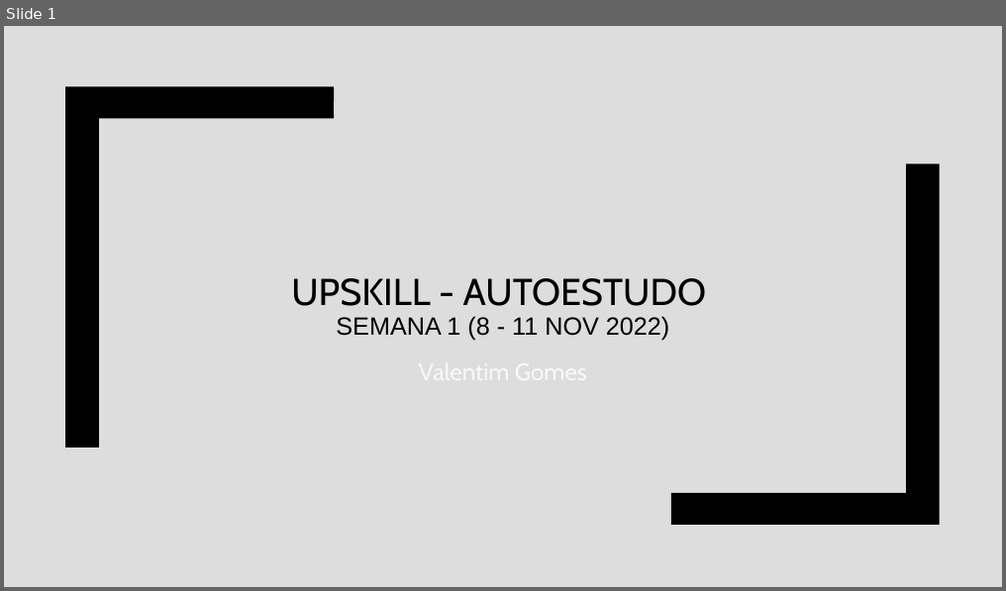
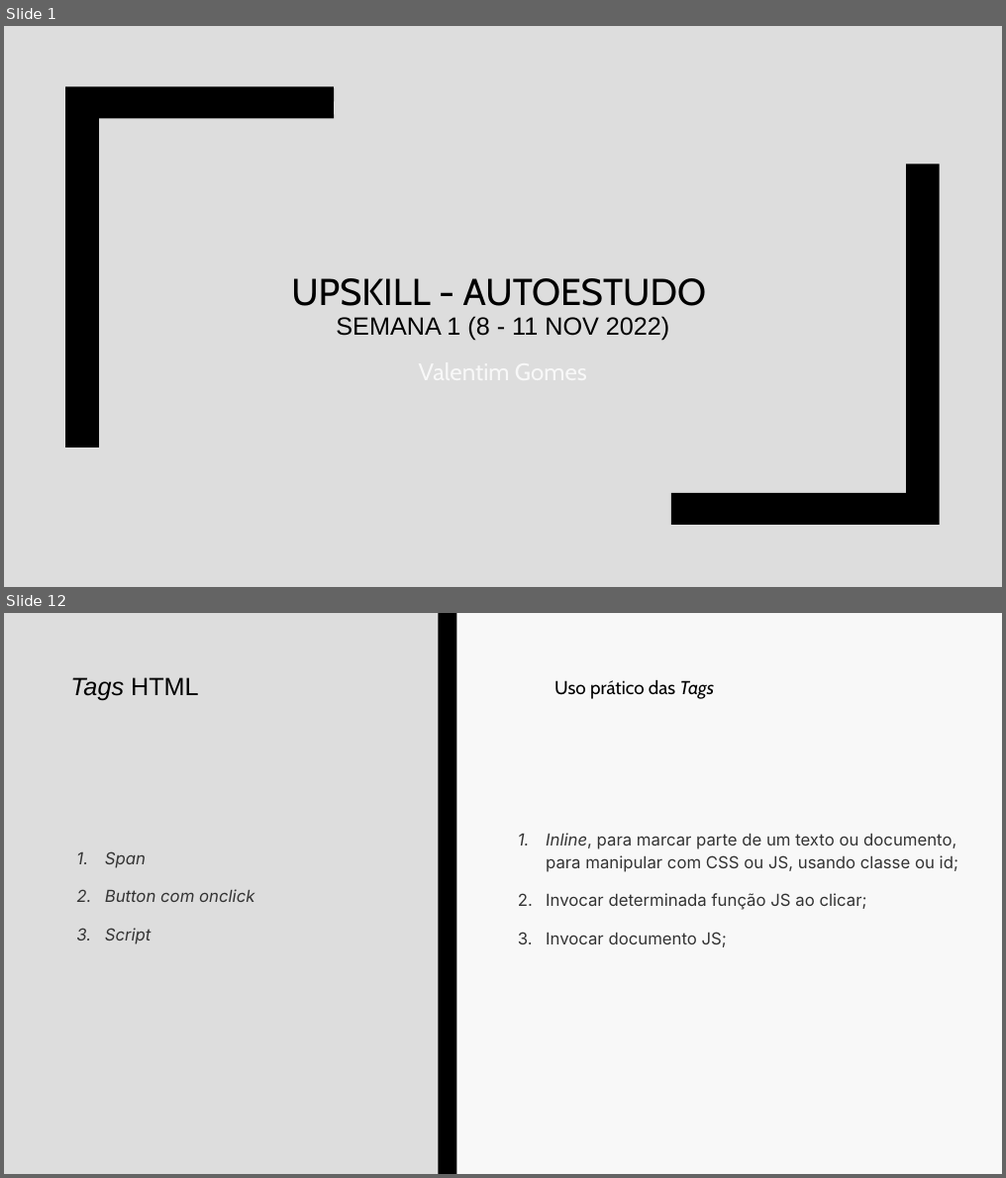
Before and after one commit to wlgomes/upskill-nov22, a slide deck: UPSKILL - AutoestudoS1_valentimgomes.pptx. Shown one above the other, each under a label of ours: slide 1 before the commit, slides 1 and 12 after it; the slides between them are not shown. The pictures are 1006x591 and 1006x1178 pixels, drawn with LibreOffice and Linux fonts; fonts in the diff are those of the drawing. Boxes give left, top, right and bottom in pixels: in the first picture for what was removed or moved away, otherwise in the second. Text is boxed around its words. In the diff, an @@ line names an element or a change of style, - is before the commit and + after.

```diff
--- a/UPSKILL - AutoestudoS1_valentimgomes.pptx
+++ b/UPSKILL - AutoestudoS1_valentimgomes.pptx
@@ slide 12 added at <box>4,613,1002,1174</box>, background #F8F8F8 @@
@@ rectangle added at <box>4,613,439,1174</box>, fill #DDDDDD @@
@@ rectangle added at <box>439,613,456,1174</box>, fill #000000 @@
@@ title added at <box>70,677,199,700</box>, 24 pt, text #000000, italic @@
+Tags HTML
@@ text added at <box>554,679,715,699</box>, 18 pt, text #000000 @@
+Uso prático das Tags
@@ text added at <box>546,833,958,948</box>, 16 pt, text #333333 @@
+1. Inline, para marcar parte de um texto ou documento, para manipular com CSS ou JS, usando classe ou id;
+2. Invocar determinada função JS ao clicar;
+3. Invocar documento JS;
@@ text added at <box>105,852,254,945</box>, 16 pt, text #333333, italic @@
+1. Span
+2. Button com onclick
+3. Script
```
Also in this commit, not shown: 7 slides changed, 5 other slides added, 1 slide removed, 9 other files.
